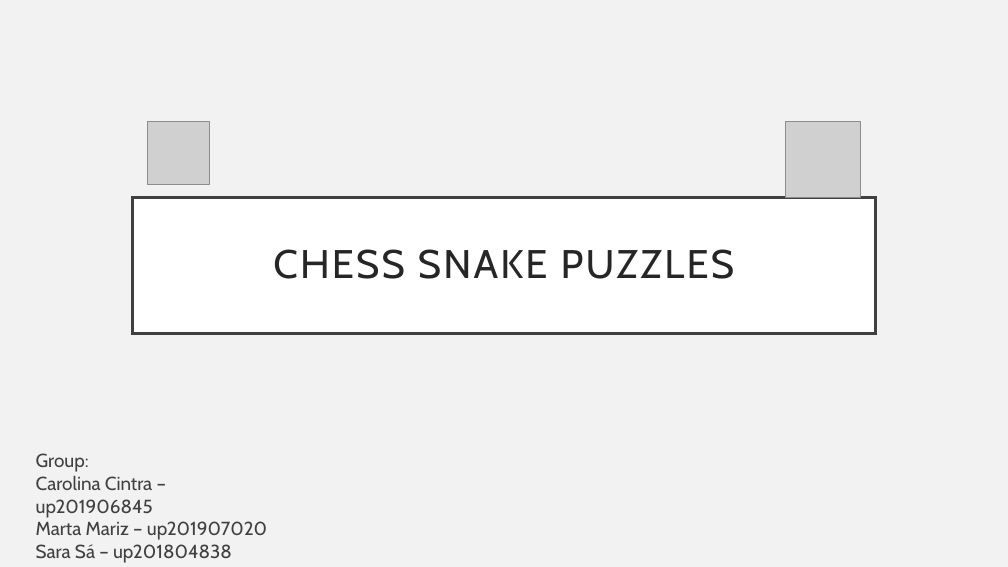
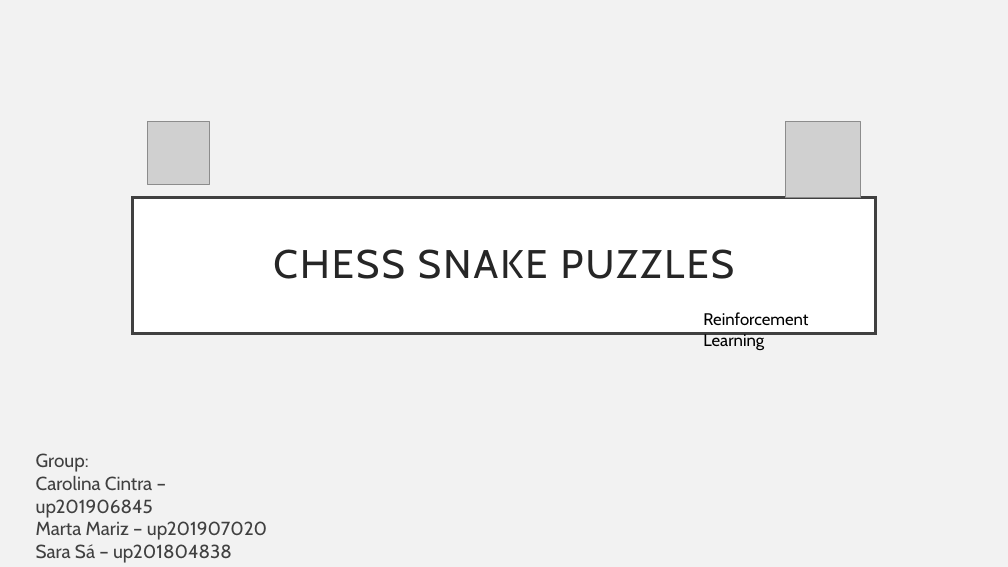
Before and after one commit to caroucintra/IART-PROJ2, a slide deck: slide 1 of docs/FirstCheckpoint.pptm. Drawn at 1008x567 pixels with LibreOffice and Linux fonts; fonts in the diff are those of the drawing; grey boxes stand for pictures. Boxes give left, top, right and bottom in pixels: in the first picture for what was removed or moved away, otherwise in the second. Text is boxed around its words. In the diff, an @@ line names an element or a change of style, - is before the commit and + after.

```diff
--- a/docs/FirstCheckpoint.pptm
+++ b/docs/FirstCheckpoint.pptm
@@ text added at bbox=[703, 312, 808, 350], 16 pt, text #000000 @@
+Reinforcement Learning
```
Also in this commit, not shown: 1 other slide changed, 1 slide added.
